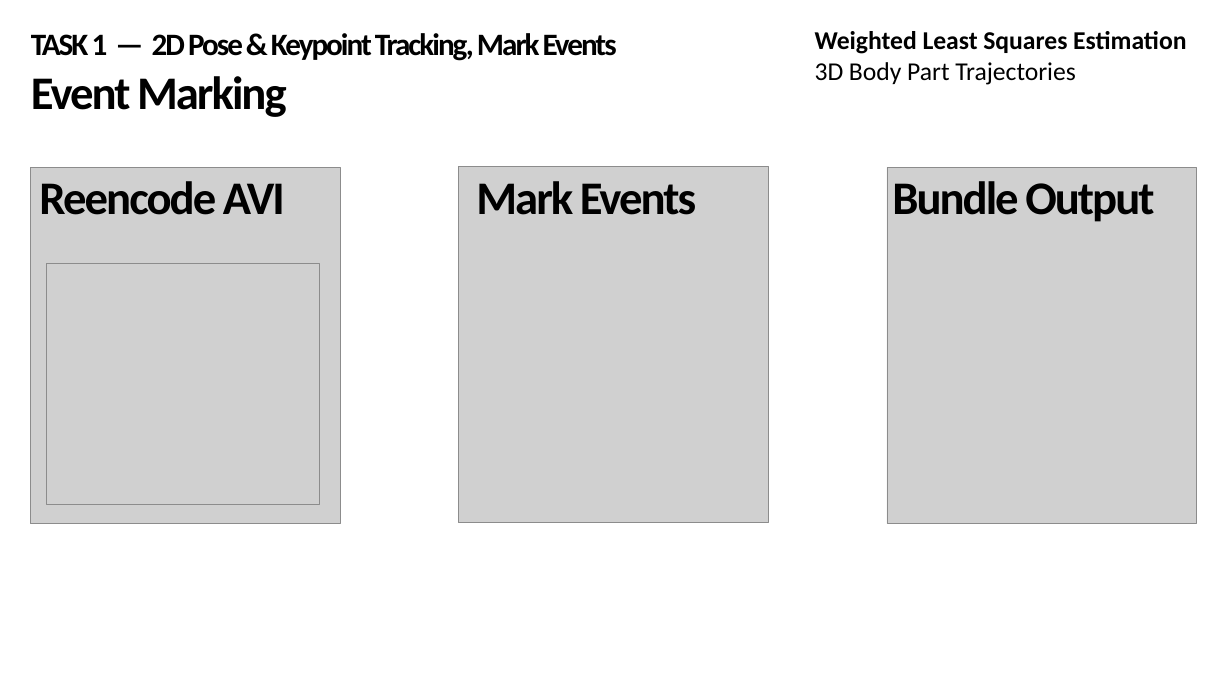
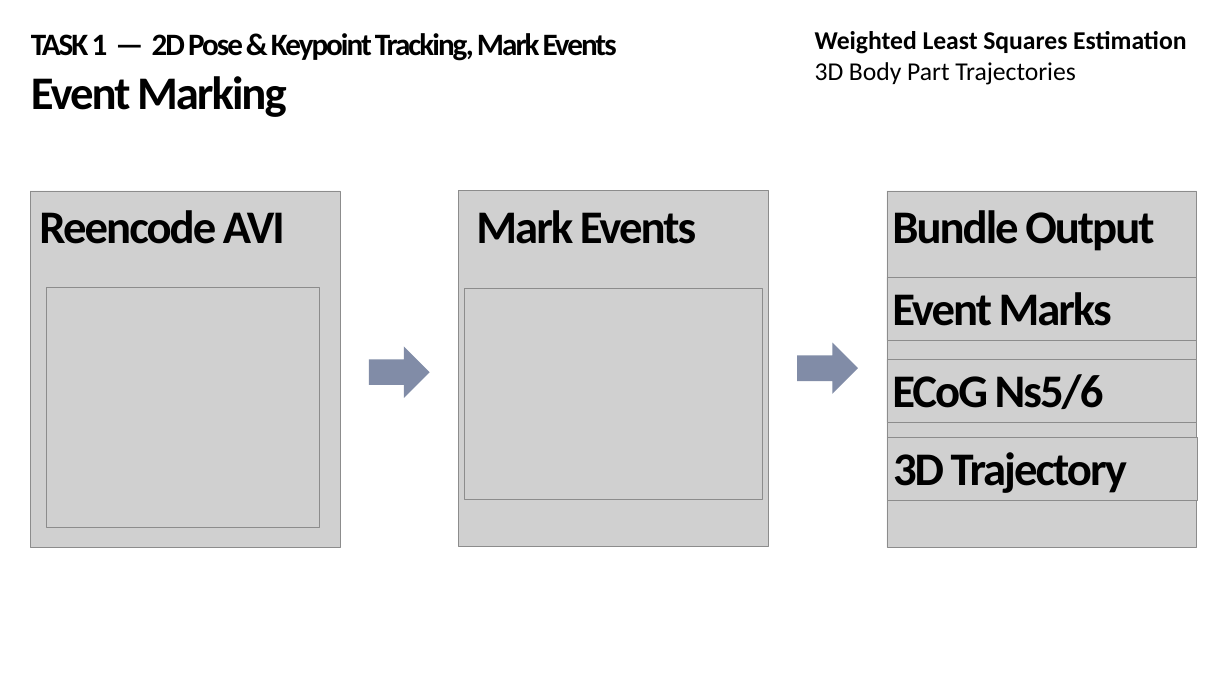
Before and after one commit to neekonsu/POSE_EVENT_MARK, a slide deck: slide 15 of wls_gated_dlc_triangulation/Weighted_Least_Squares.pptx. Drawn at 1232x693 pixels with LibreOffice and Linux fonts; fonts in the diff are those of the drawing; grey boxes stand for pictures; background and template pictures are left out. Boxes give left, top, right and bottom in pixels: in the first picture for what was removed or moved away, otherwise in the second. Text is boxed around its words. In the diff, an @@ line names an element or a change of style, - is before the commit and + after.

Commit message:
Created and successfully executed reencode_avi.m, dlc_to_simi_mat.m is now configured to operate on a whole folder at once, successfully processed 20200723, resuming event marking

```diff
--- a/wls_gated_dlc_triangulation/Weighted_Least_Squares.pptx
+++ b/wls_gated_dlc_triangulation/Weighted_Least_Squares.pptx
@@ 3 texts: place and size @@
-3 texts at <box>39,181,1154,222</box>
+3 texts at <box>39,210,1154,251</box>
@@ 4 pictures: place and size @@
-4 pictures at <box>30,166,1197,524</box>
+4 pictures at <box>30,190,1197,547</box>
@@ picture added at <box>464,289,762,499</box> @@
@@ picture added at <box>887,277,1197,341</box> @@
@@ text added at <box>892,292,1112,326</box>, 60 pt, text #000000, bold @@
+Event Marks
@@ right arrow added at <box>369,346,429,398</box>, fill #818CA7 @@
@@ right arrow added at <box>797,342,858,394</box>, fill #818CA7 @@
@@ picture added at <box>887,360,1197,423</box> @@
@@ text added at <box>892,374,1104,409</box>, 60 pt, text #000000, bold @@
+ECoG Ns5/6
@@ picture added at <box>887,438,1197,501</box> @@
@@ text added at <box>893,452,1127,493</box>, 60 pt, text #000000, bold @@
+3D Trajectory
```
Also in this commit, not shown: 1 slide added, 2 other files.
